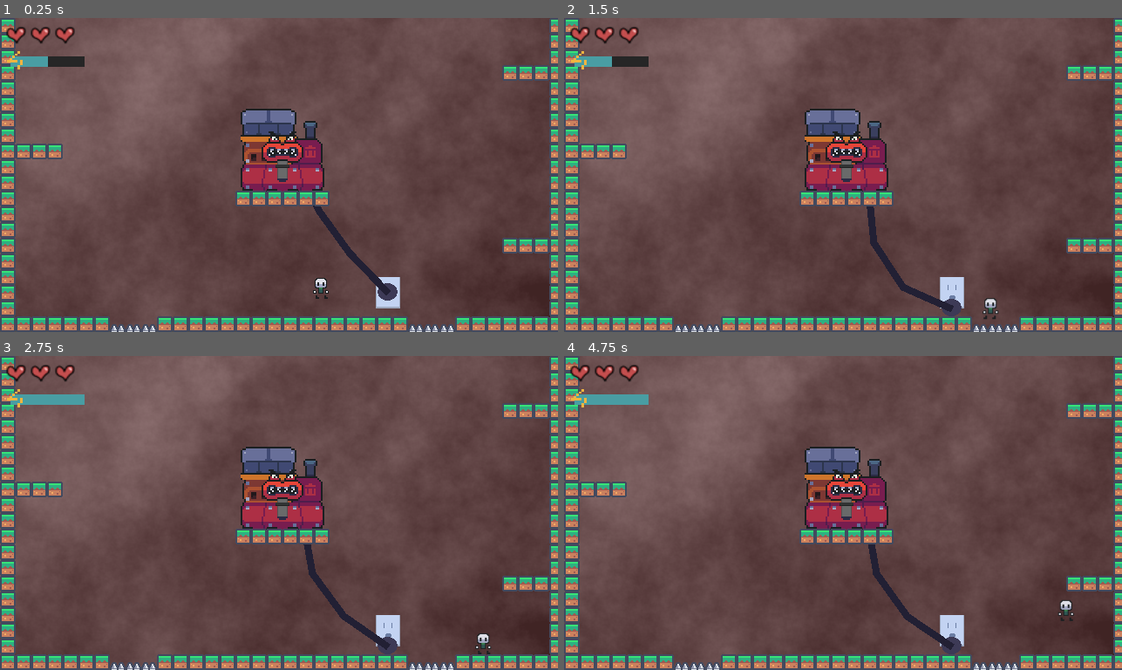
Above: before the commit, frames 1-4 (two rows, left to right).
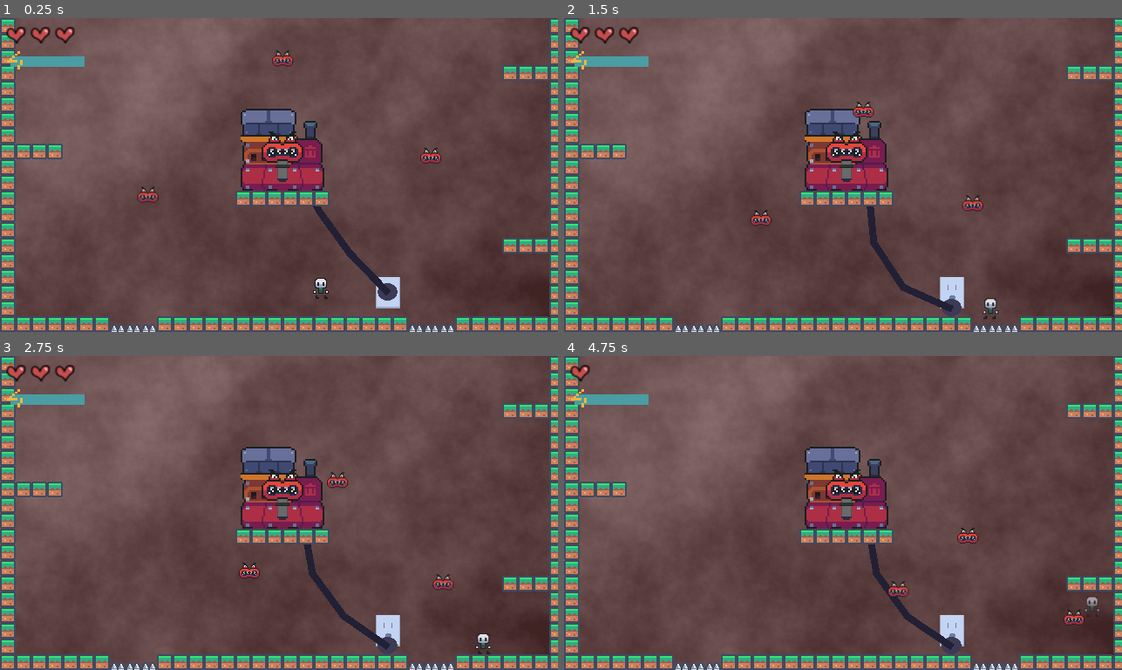
Above: after the commit, the same moments.

Repository: snootyjerk/Boss-Rush-Jam
Game: Godot game, scene res://main.tscn
Two runs of this game, one before a commit and one after it. Both use one fixed random seed, a clock stepped at 60 frames per second and the inputs below.
Inputs:
- Up to frame 1 (0.25 s): no input
- Up to frame 2 (1.5 s): hold Right (right) from 0.53 s (still down); tap Space (jump) at 0.77 s
- Up to frame 3 (2.75 s): tap Space (jump) at 1.52 s; release Right (right) at 2.03 s; hold Left (left) from 2.03 s (still down)
- Up to frame 4 (4.75 s): release Left (left) at 2.78 s; hold Right (right) 2.78-4.28 s; tap Space (jump) at 3.02, 3.77, 4.52 s; hold Left (left) from 4.28 s (still down)

The runs differ from the first frame. In frame 1, 0.6% of the frame differs, in the area x 8-80%, y 10-59%; in frame 2, 0.6%; in frame 3, 0.4%; in frame 4, 0.8%, in the area x 5-96%, y 2-86%.

Commit message:
basic enemy that moves towards player

Diff:
--- /dev/null
+++ b/Enemies/enemy_test.gd
@@ -0,0 +1,9 @@
+extends CharacterBody2D
+
+
+@export var _move_speed: float = 50.0
+
+
+func _process(delta: float) -> void:
+	velocity = global_position.direction_to(Main.node.player_position) * _move_speed
+	move_and_slide()
--- /dev/null
+++ b/Enemies/enemy_test.tscn
@@ -0,0 +1,18 @@
+[gd_scene load_steps=4 format=3 uid="uid://q5fpykt0bb1v"]
+
+[ext_resource type="Texture2D" uid="uid://dy00dfrvlhb67" path="res://Sprite Sheets/Vaccum_Head.png" id="1_d8b8g"]
+[ext_resource type="Script" path="res://Enemies/enemy_test.gd" id="1_mhar8"]
+
+[sub_resource type="RectangleShape2D" id="RectangleShape2D_oq3yb"]
+size = Vector2(24, 16)
+
+[node name="EnemyTest" type="CharacterBody2D"]
+collision_layer = 32
+script = ExtResource("1_mhar8")
+
+[node name="CollisionShape2D" type="CollisionShape2D" parent="."]
+position = Vector2(0, -2)
+shape = SubResource("RectangleShape2D_oq3yb")
+
+[node name="Sprite2D" type="Sprite2D" parent="."]
+texture = ExtResource("1_d8b8g")
--- a/Levels/level_test.tscn
+++ b/Levels/level_test.tscn
@@ -8,6 +8,7 @@
 [ext_resource type="PackedScene" uid="uid://blroordjt6oi6" path="res://outlet.tscn" id="3_y0dj3"]
 [ext_resource type="PackedScene" uid="uid://dirybipb62lpw" path="res://cable_segment.tscn" id="4_0tdf5"]
 [ext_resource type="PackedScene" uid="uid://dn6303lg03qwh" path="res://Bosses/boss_test.tscn" id="4_ttgys"]
+[ext_resource type="PackedScene" uid="uid://q5fpykt0bb1v" path="res://Enemies/enemy_test.tscn" id="9_lm43w"]
 
 [node name="Level Test" type="Node2D"]
 script = ExtResource("1_cta5x")
@@ -69,6 +70,15 @@
 format = 2
 layer_0/tile_data = PackedInt32Array(1245184, 1, 0, 1245185, 1, 0, 1245186, 1, 0, 1245187, 1, 0, 1245188, 1, 0, 1245189 …(2030 unchanged characters)…
 
+[node name="EnemyTest" parent="." instance=ExtResource("9_lm43w")]
+position = Vector2(158, 201)
+
+[node name="EnemyTest2" parent="." instance=ExtResource("9_lm43w")]
+position = Vector2(503, 152)
+
+[node name="EnemyTest3" parent="." instance=ExtResource("9_lm43w")]
+position = Vector2(322, 37)
+
 [connection signal="unplugged" from="Outlet" to="." method="_on_outlet_unplugged"]
 
 [editable path="Outlet"]
--- a/Player/player_controller.gd
+++ b/Player/player_controller.gd
@@ -28,9 +28,6 @@
 	set(energy):
 		_current_energy = energy
 		Main.node.player_energy = _current_energy
-var energy:
-	get:
-		return _current_energy
 
 
 var _input: Vector2
@@ -82,6 +79,7 @@
 	#End flight
 	_was_on_floor = is_on_floor()
 	move_and_slide()
+	Main.node.player_position = global_position
 
 
 
--- a/main.gd
+++ b/main.gd
@@ -31,6 +31,8 @@
 	set(new_energy):
 		player_energy = new_energy
 		player_energy_changed.emit(player_energy)
+
+var player_position: Vector2
 
 
 var _game_over_node: Node
--- a/main.tscn
+++ b/main.tscn
@@ -86,7 +86,7 @@
 theme_override_styles/background = SubResource("StyleBoxFlat_kph2w")
 theme_override_styles/fill = SubResource("StyleBoxFlat_4cnt5")
 step = 1.0
-value = 50.0
+value = 100.0
 show_percentage = false
 
 [node name="ChargeIcon" type="TextureRect" parent="HUD"]
Not shown: 1 places in Levels/level_test.tscn that only renumber resources
